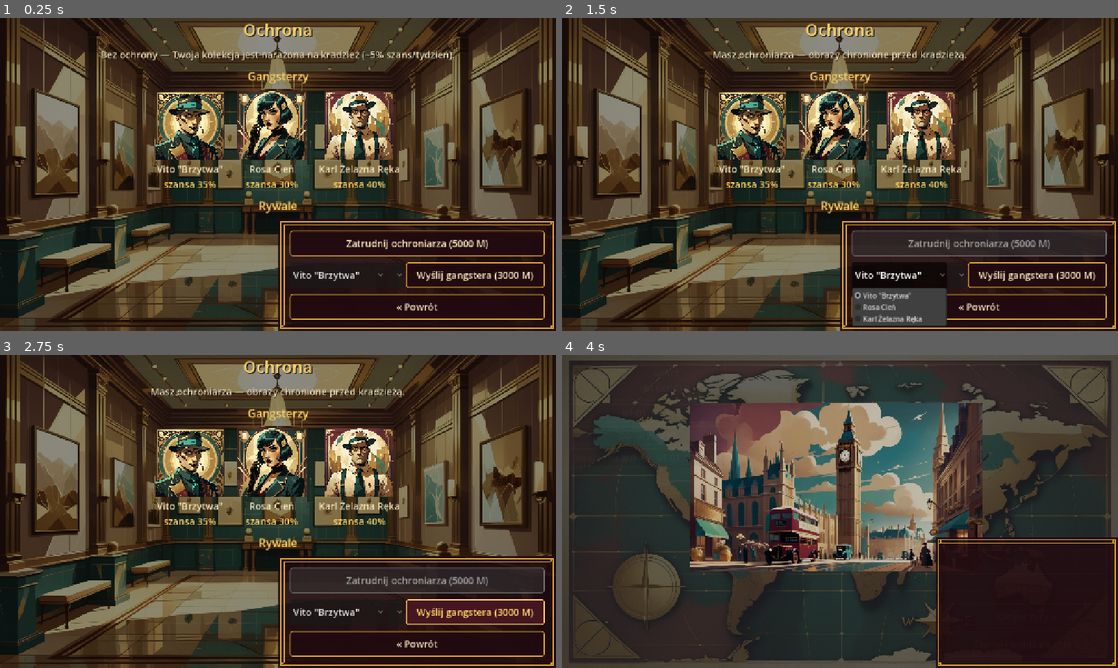
Above: before the commit, frames 1-4 (two rows, left to right).
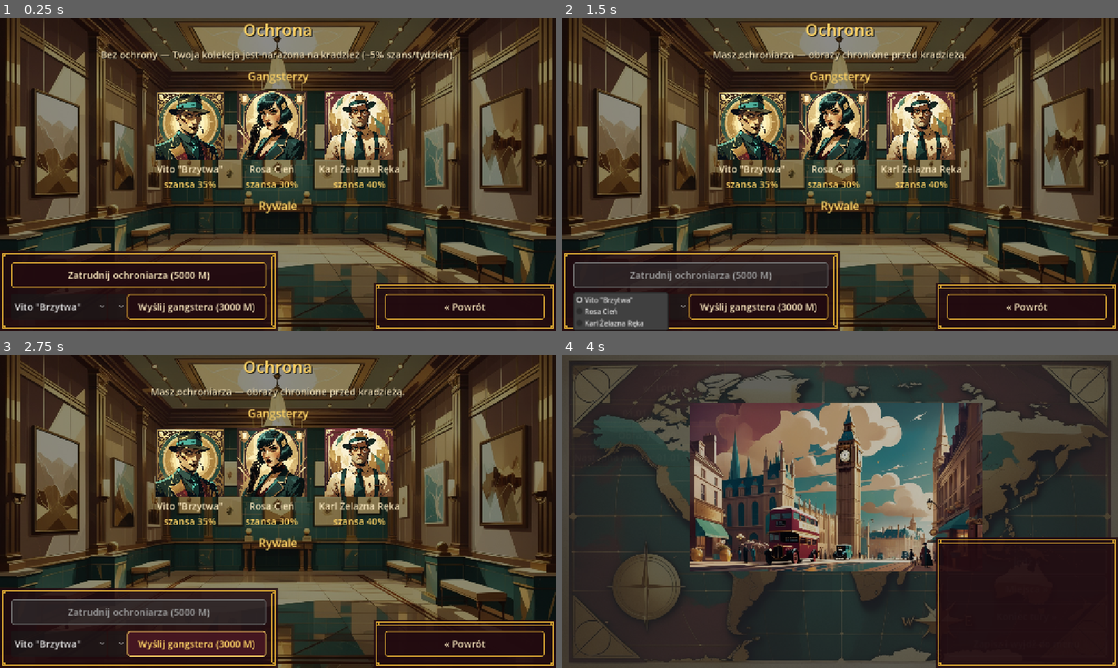
Above: after the commit, the same moments.

Repository: cinekm20/the-forger-retro-tycoon
Game: Godot game, scene res://scenes/security/SecurityScreen.tscn
The game is run twice, just before and just after one commit, with the same random seed, the same clock (stepped at 60 frames per second) and the same inputs. This scene is started directly instead of the project's main scene.
Inputs:
- Up to frame 1 (0.25 s): no input
- Up to frame 2 (1.5 s): click "Zatrudnij ochroniarza (5000 M)" at 0.5 s; click "Vito 'Brzytwa'" at 1.25 s
- Up to frame 3 (2.75 s): click "Wyślij gangstera (3000 M)" at 2 s
- Up to frame 4 (4 s): click "« Powrót" at 2.75 s; click "Jedź »" at 3.5 s

The runs differ from the first frame. In frame 1, 20% of the frame differs, in the area x 0-100%, y 64-100%; in frame 2, 21%; in frame 3, 20%; in frame 4, nothing differs.
Error before the commit: Out of bounds get index '-1' (on base: 'Array[String]') (res://scenes/security/SecurityScreen.gd:195)
Error after the commit: Out of bounds get index '-1' (on base: 'Array[String]') (res://scenes/security/SecurityScreen.gd:197)

Commit message:
SecurityScreen: rozdziel skrzynkę w rogu na dwie (odsłoń "Rywale")
Wspólna skrzynka "Zatrudnij ochroniarza"/"Wyślij gangstera"/powrót w
prawym dolnym rogu zasłaniała liczbę obrazów rywali (rival_count_labels
pod nagłówkiem "Rywale"). Teraz: standardowy make_boxed_back_button po
prawej (jak na innych ekranach), akcje ochrony/ataku w osobnej skrzynce
(make_root_bottom on_right=false) po lewej na dole.

Diff:
--- a/game/scenes/security/SecurityScreen.gd
+++ b/game/scenes/security/SecurityScreen.gd
@@ -118,13 +118,16 @@
 		rival_count_labels.append(rival_label)
 	_update_rival_labels()
 
-	## Zgłoszenie użytkownika: "Zatrudnij ochroniarza" i "Wyślij gangstera"
-	## mają wylądować w TEJ SAMEJ skrzynce co przycisk powrotu — dokładnie
-	## jak zakład w Races.gd/kurs w ArtSchool.gd.
-	var corner_box := ScreenHelpers.make_root_bottom(self, true)
+	## Zgłoszenie użytkownika: skrzynka "Zatrudnij ochroniarza"/"Wyślij
+	## gangstera" w tym samym rogu co przycisk powrotu zasłaniała liczbę
+	## obrazów rywali (rival_count_labels, wiersz "Rywale" wyżej) — DWIE
+	## oddzielne skrzynki zamiast jednej: standardowy boxed_back_button po
+	## PRAWEJ (tak jak na innych ekranach), akcje ochrony/ataku w osobnej
+	## skrzynce po LEWEJ na dole.
+	var left_box := ScreenHelpers.make_root_bottom(self, true, 420.0, false)
 
 	var bodyguard_btn := ScreenHelpers.make_button(
-		corner_box,
+		left_box,
 		tr("Zatrudnij ochroniarza (%.0f M)") % Security.BODYGUARD_COST,
 		_on_hire_bodyguard_pressed,
 	)
@@ -132,7 +135,7 @@
 
 	var attack_row := HBoxContainer.new()
 	attack_row.alignment = BoxContainer.ALIGNMENT_CENTER
-	corner_box.add_child(attack_row)
+	left_box.add_child(attack_row)
 
 	gangster_option = OptionButton.new()
 	gangster_option.add_theme_font_size_override("font_size", ScreenHelpers.BODY_FONT_SIZE)
@@ -147,15 +150,14 @@
 	attack_row.add_child(rival_option)
 
 	## send_btn W TYM SAMYM rzędzie co dropdowny (nie osobny wiersz pod
-	## spodem) — jedna kontrolka mniej w pionie w corner_box, patrz komentarz
-	## przy "Gangsterzy" wyżej o nachodzeniu na treść ekranu.
+	## spodem) — jedna kontrolka mniej w pionie w left_box.
 	send_btn = ScreenHelpers.make_button(
 		attack_row,
 		tr("Wyślij gangstera (%.0f M)") % Security.GANGSTER_COST,
 		_on_send_gangster_pressed,
 	)
 
-	back_btn = ScreenHelpers.make_back_button(corner_box)
+	back_btn = ScreenHelpers.make_boxed_back_button(self)
 
 
 ## Nagłówek śródekranowy MNIEJSZY niż make_title (38px) — używany dla
